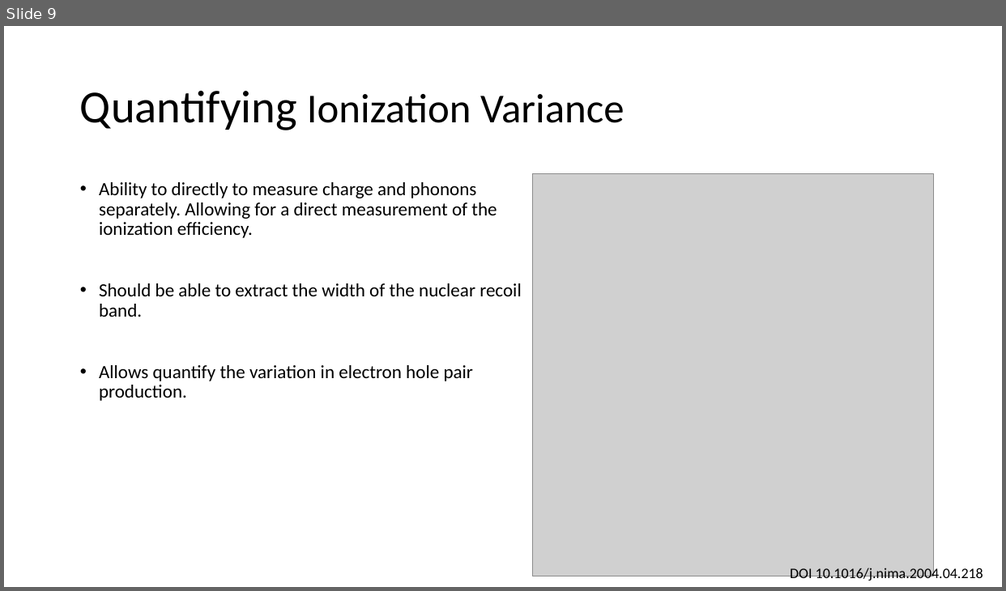
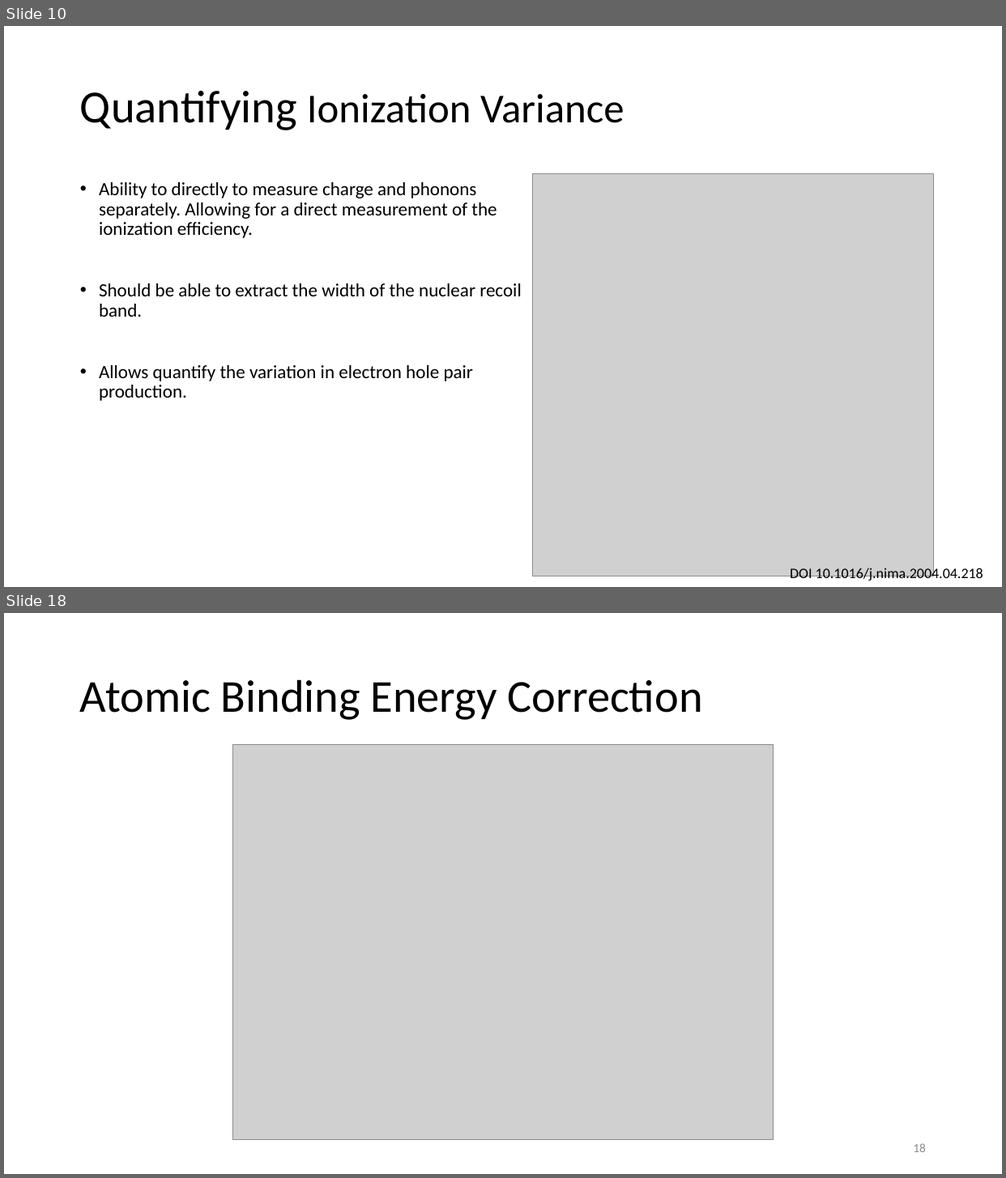
Before and after one commit to villaa/nrFano_Constraint, a slide deck: Mitch_Hawaii_talk. .pptx. Shown one above the other, each under a label of ours: slide 9 before the commit, slides 10 and 18 after it; the slides between them are not shown. The pictures are 1006x591 and 1006x1178 pixels, drawn with LibreOffice and Linux fonts; fonts in the diff are those of the drawing; grey boxes stand for pictures. Boxes give left, top, right and bottom in pixels: in the first picture for what was removed or moved away, otherwise in the second. Text is boxed around its words. In the diff, an @@ line names an element or a change of style, - is before the commit and + after.

```diff
--- a/Mitch_Hawaii_talk. .pptx
+++ b/Mitch_Hawaii_talk. .pptx
@@ slide 18 added at (4,613,1002,1174), background #FFFFFF @@
@@ title added at (80,679,703,720), 44 pt, text #000000 @@
+Atomic Binding Energy Correction
@@ picture added at (233,745,774,1140) @@
@@ page number added at (913,1144,926,1152), 12 pt, text #8C8C8C @@
+18
@@ what was slide 9 is now slide 10 @@
```
Also in this commit, not shown: 5 slides changed, 10 other slides added, 1 slide removed, 16 other files.
